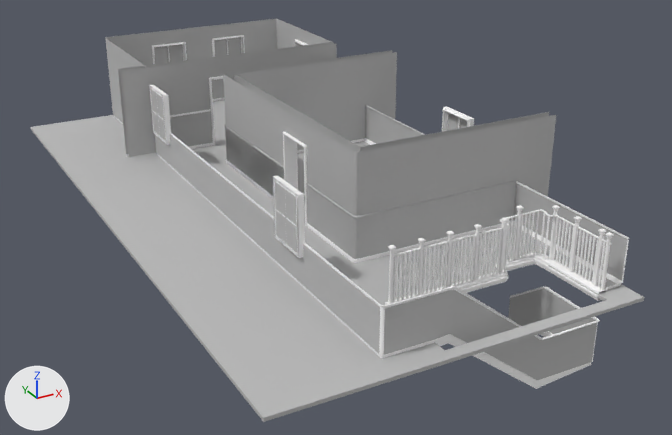
The FBX model Editor/Assets/IronWrought/Mesh/Environment/Cabin_Level/Cabin_lv2.fbx as it was, and as the next commit left it.
Rendered twice from a 50 mm camera at (-13.14, -28.36, 11.34) aimed at (-2.74, -9.44, 1.88). Arrows for +X, +Y and +Z are at lower left; the lights stay in place. Where no turn or scale is listed for an object, it has been applied to the vertices.

Names of what the first picture shows: 'cabin_lv2'.
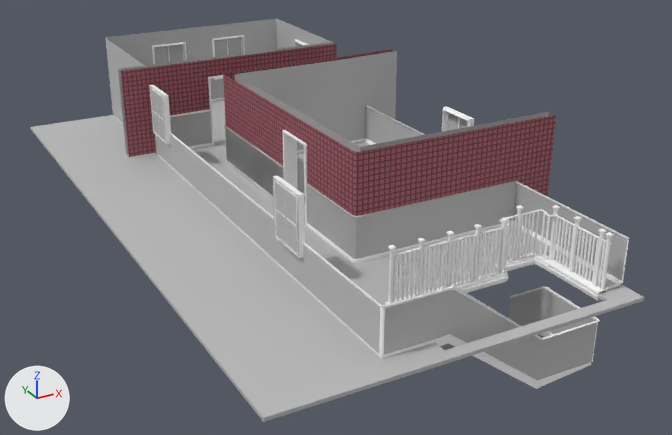
Commit message: cabin dottage 2

Where the change shows, as pixel boxes [x1, y1, x2, y2] in the pictures (672 x 435 px):
'cabin_lv2', surface changed (grey to brown)
    both: [118, 41, 556, 219]

The edits, one by one:
Picture 'T_wallpaper_1_c.DDS' (img_t_wallpaper_1_c_dds) is new.
In material 'M01_tapestry_wall1' (mat_m01_tapestry_wall1), base_color is no longer (0.5, 0.5, 0.5), grey #bcbcbc.
In material 'M01_tapestry_wall1' (mat_m01_tapestry_wall1), texture is now set to img_t_wallpaper_1_c_dds.
